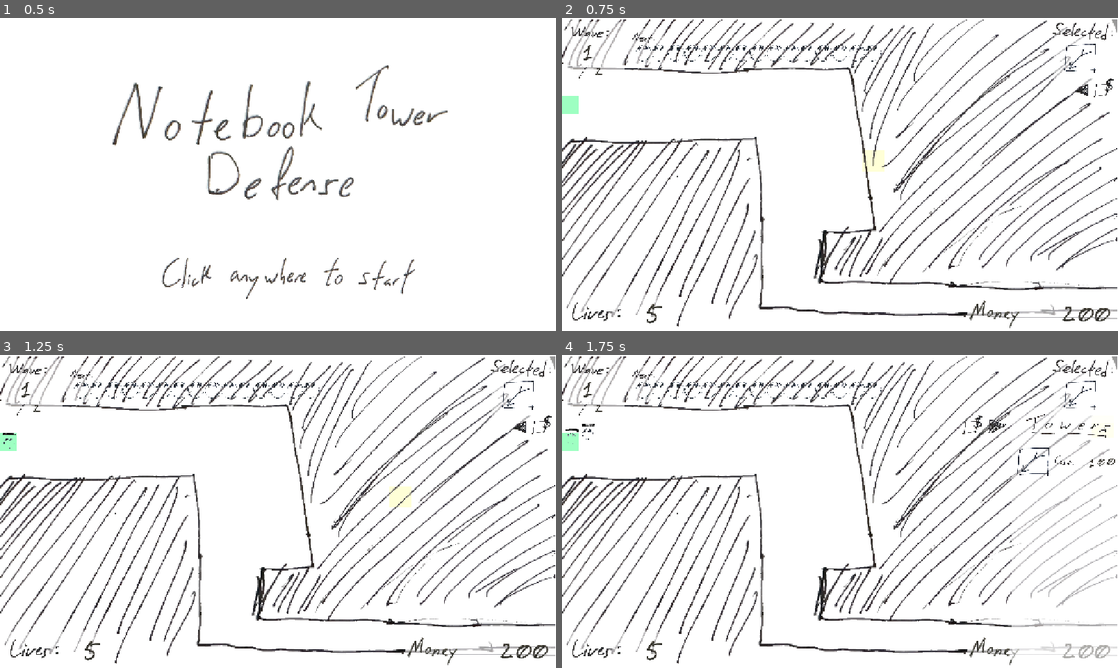
Above: before the commit, frames 1-4 (two rows, left to right).
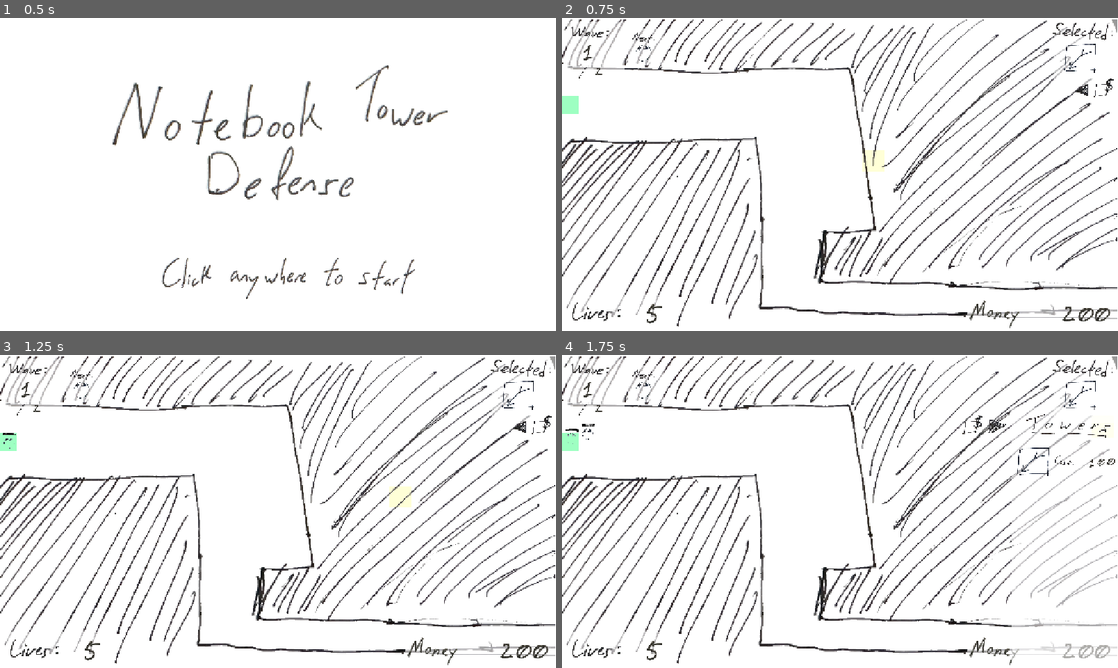
Above: after the commit, the same moments.

Repository: OzuYatamutsu/notebook-tower-defense
Game: Godot game, scene res://levels/StartScreen.tscn
Same seed, same stepped clock (60 frames per second), same inputs: the game is played once before the commit and once after it.
Inputs (mouse positions are in pixels of both pictures, inside the frame that each line leads up to):
- Up to frame 1 (0.5 s): no input
- Up to frame 2 (0.75 s): move the mouse to (962, 158) at 0.52 s; click (962, 158) at 0.67 s
- Up to frame 3 (1.25 s): no input
- Up to frame 4 (1.75 s): click (1101, 426) at 1.25 s

Frame 1 is identical in both runs. In frame 2, 0.3% of the frame differs, in the area x 16-58%, y 8-14%; in frame 3, 0.3%; in frame 4, 0.3%.

Commit message:
Fix printing duplicate mob types

Diff:
--- a/components/next_wave_meter.gd
+++ b/components/next_wave_meter.gd
@@ -11,7 +11,14 @@
         NextMobSpriteContainer.remove_child(child)
 
 func set_next_mob_types(for_wave: Wave) -> void:
+    var unique_mob_types: Array[String] = []
+
     for mob_type in for_wave.CURRENT_WAVE_CONTENTS:
+        if mob_type in unique_mob_types:
+            continue
+        else:
+            unique_mob_types.append(mob_type)
+
         var prototype_mob: Mob = load(mob_type).instantiate()
         var new_mob_sprite = TextureRect.new()
 
